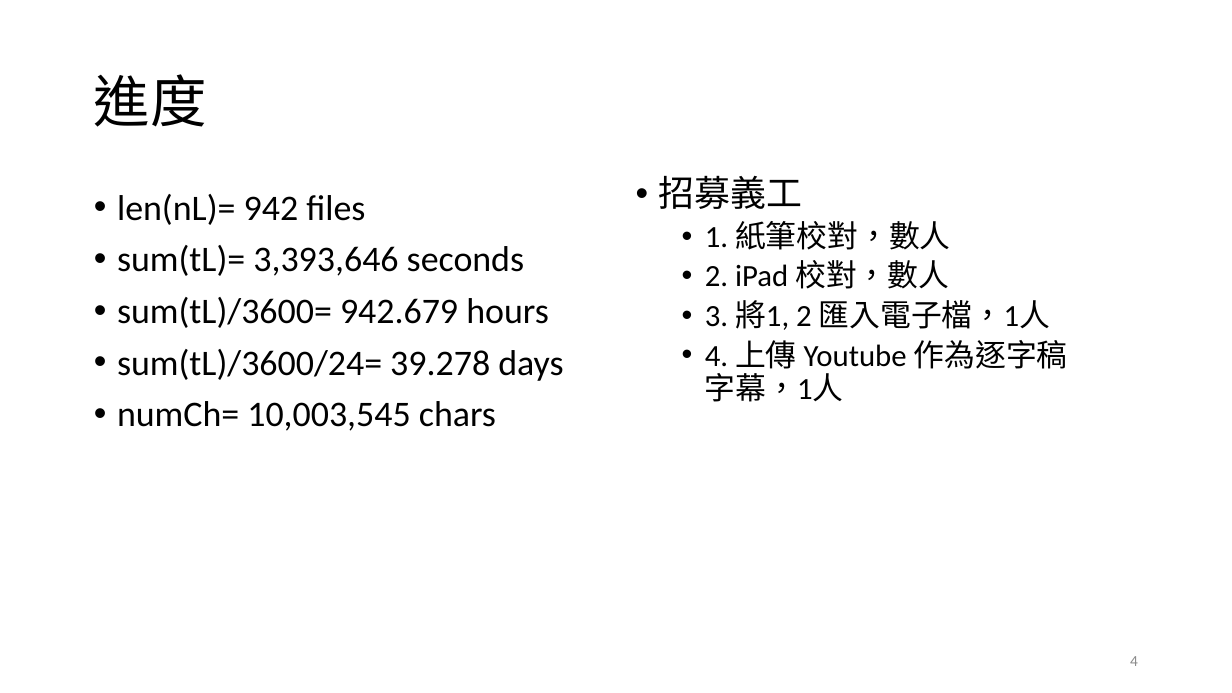
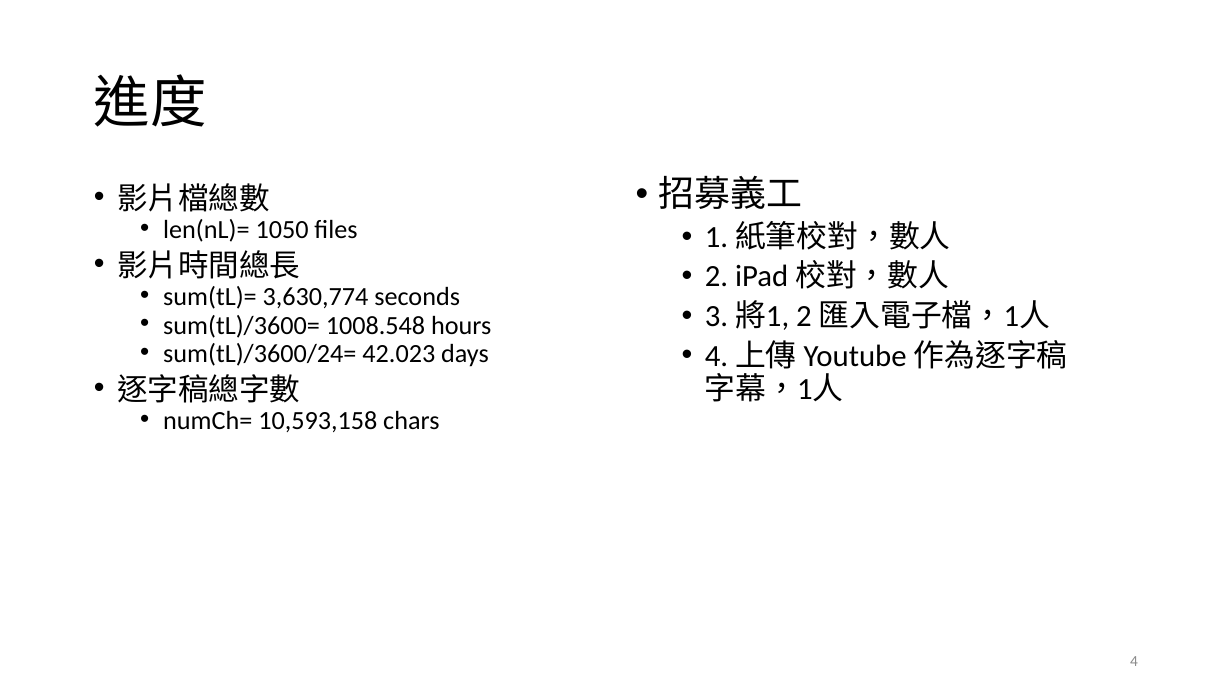
Before and after one commit to renyuanL/GuyanTrans2023, a slide deck: slide 4 of 古嚴寺影音逐字稿.pptx. Drawn at 1232x693 pixels with LibreOffice and Linux fonts; fonts in the diff are those of the drawing. Boxes give left, top, right and bottom in pixels: in the first picture for what was removed or moved away, otherwise in the second. Text is boxed around its words. In the diff, an @@ line names an element or a change of style, - is before the commit and + after.

```diff
--- a/古嚴寺影音逐字稿.pptx
+++ b/古嚴寺影音逐字稿.pptx
@@ text at (117,183,491,432): text changed; size 28 to 20.4 pt @@
-• len(nL)= 942 files
-• sum(tL)= 3,393,646 seconds
-• sum(tL)/3600= 942.679 hours
-• sum(tL)/3600/24= 39.278 days
-• numCh= 10,003,545 chars
+• 影片檔總數
+  • len(nL)= 1050 files
+• 影片時間總長
+  • sum(tL)= 3,630,774 seconds
+  • sum(tL)/3600= 1008.548 hours
+  • sum(tL)/3600/24= 42.023 days
+• 逐字稿總字數
+  • numCh= 10,593,158 chars
```
Also in this commit, not shown: 2 other slides changed, 1 other file.
